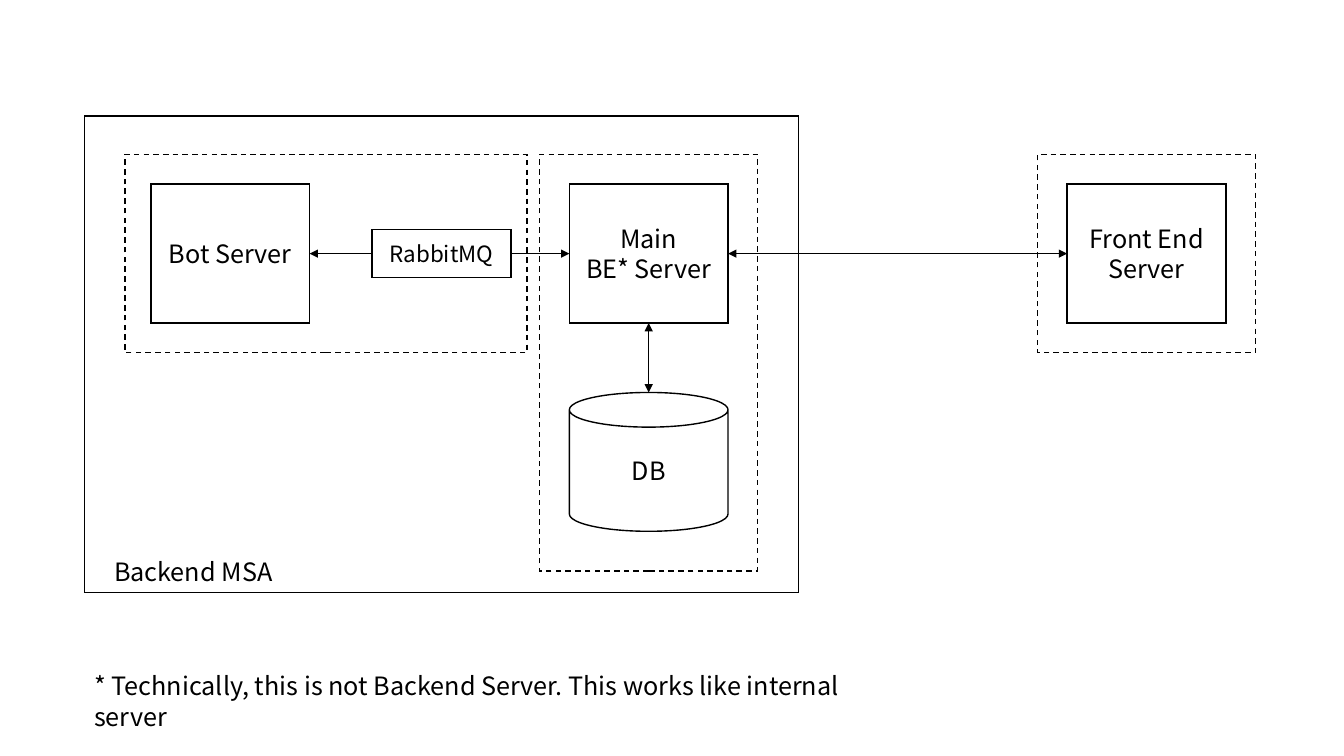
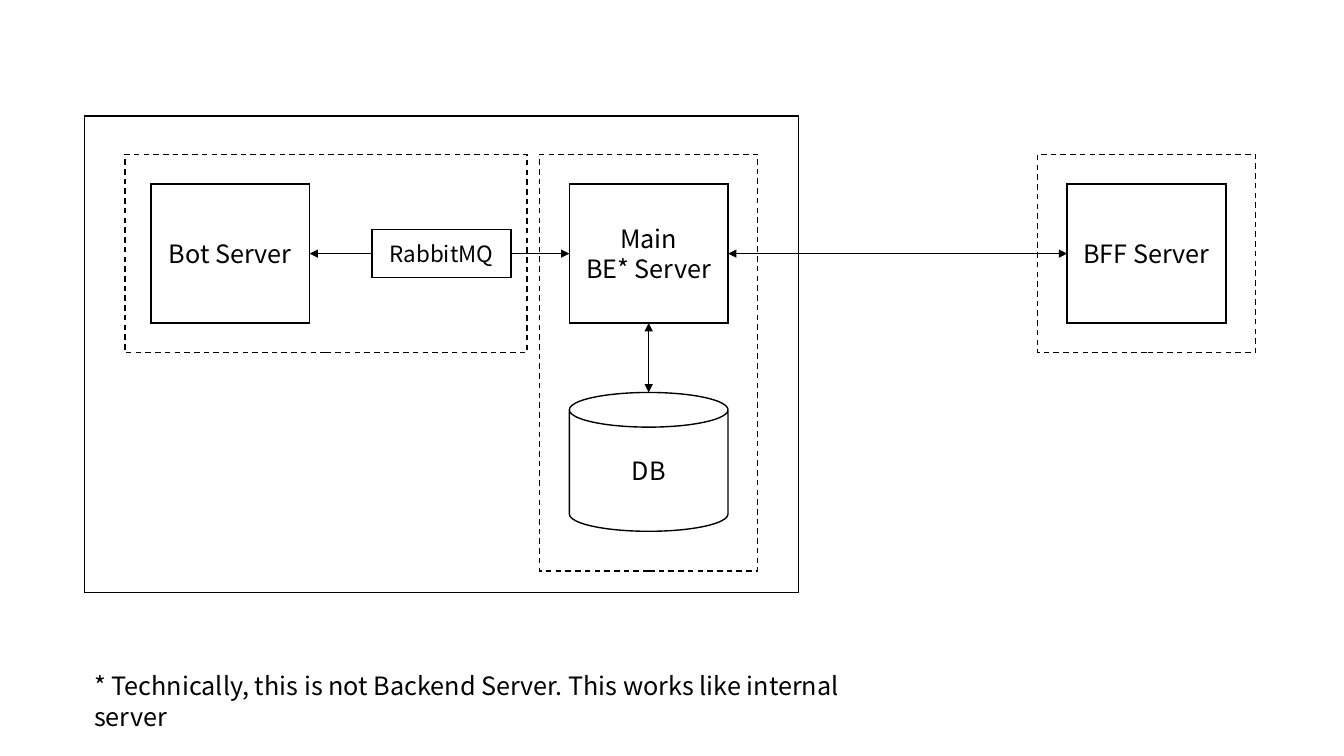
Before and after one commit to scsc-init/homepage_init, a slide deck: slide 1 of structure.pptx. Drawn at 1344x756 pixels with LibreOffice and Linux fonts; fonts in the diff are those of the drawing. Boxes give left, top, right and bottom in pixels: in the first picture for what was removed or moved away, otherwise in the second. Text is boxed around its words. In the diff, an @@ line names an element or a change of style, - is before the commit and + after.

```diff
--- a/structure.pptx
+++ b/structure.pptx
@@ text in rectangle at <box>1083,244,1209,264</box>: text changed @@
-Front End Server
+BFF Server
@@ text removed at <box>114,561,273,582</box> @@
-Backend MSA
```
Also in this commit, not shown: 1 other file.
